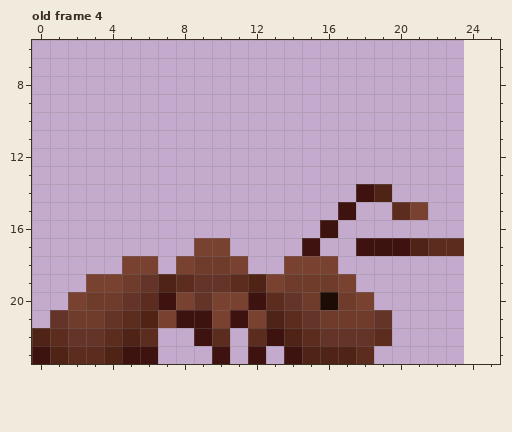
Pixel-art file: Assets/Sprites/PunkAntAnimationEditable.aseprite. The first picture shows the starting point.
24x23 pixels, 7 frames. Shown: old frame 4: x 0..25, y 6..23. The old version is drawn lined up with the new one, on the new canvas. The commit also changed other frames, which this record leaves out.
After the commit:
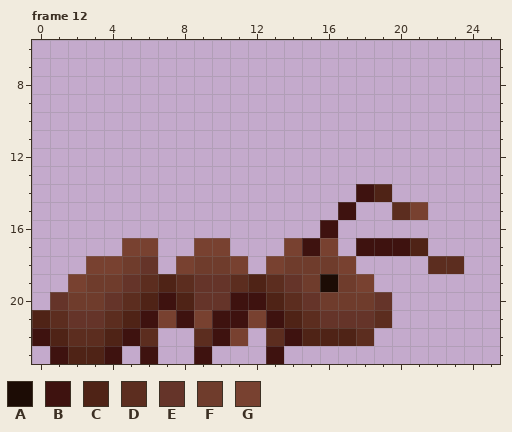
Palette (. is transparent): A #1c0c05  B #3e120f  C #4f2316  D #5c2d1f  E #653429  F #6f3c2c  G #784130
A new or re-ordered frame is compared with the old frame closest to it.
What changed:
canvas 24x23 -> 48x24, the old top-left corner now at 0,1
frames 7 -> 12
--- frame 12 is new; against old frame 4
@@ x 0..25 @@
 16 ................B.........
-17 .........GG....B..BBBCDD..
-18 .....GG.GFFG..GGG.........
-19 ...GGFECDEEDCGFFFG........
-20 ..GFFEDBGEGGBDEFAFG.......
-21 .EFFEDCGBBGBGCDEFFFE......
-22 CDEEDCD..BD.DBCDEEED......
-23 BCDDCBB...B.B.BCCCD.......
+17 .....GG..GG...GBG.BBBC....
+18 ...GGFE.GFFG.GFFFG....DD..
+19 ..GFFEDCDEEDCDEFAFG.......
+20 .EFFEDCBCEEBBCDEFFFE......
+21 CDEEDCBGBGBBGBCDEEED......
+22 BCDDCBD..DBG.DBCCCD.......
+23 .BCCB.B..B...B............
Changed places in both pictures, as pixel boxes (x1, y1, x2, y2):
changed: (32, 238, 464, 364)
